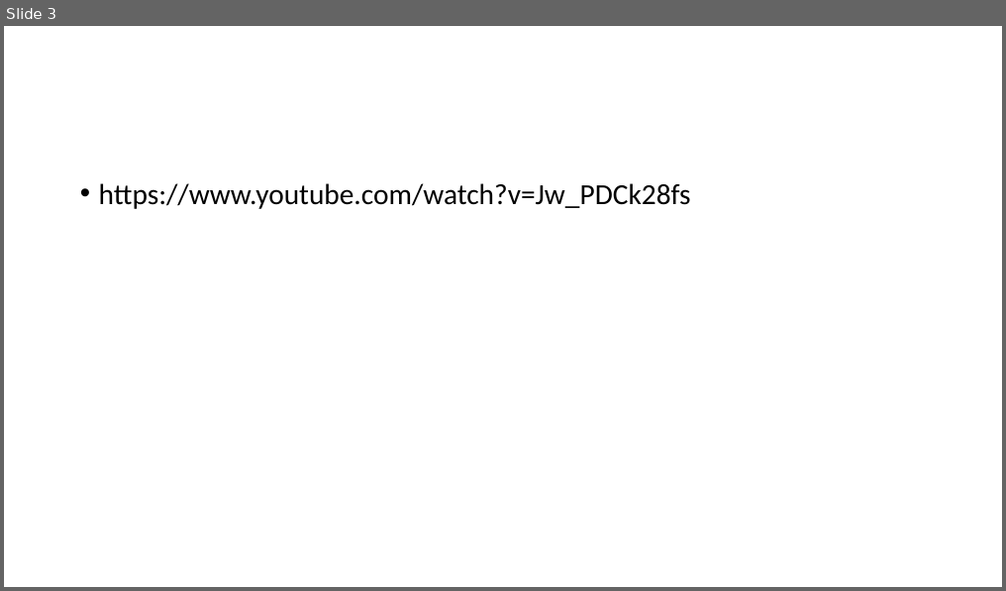
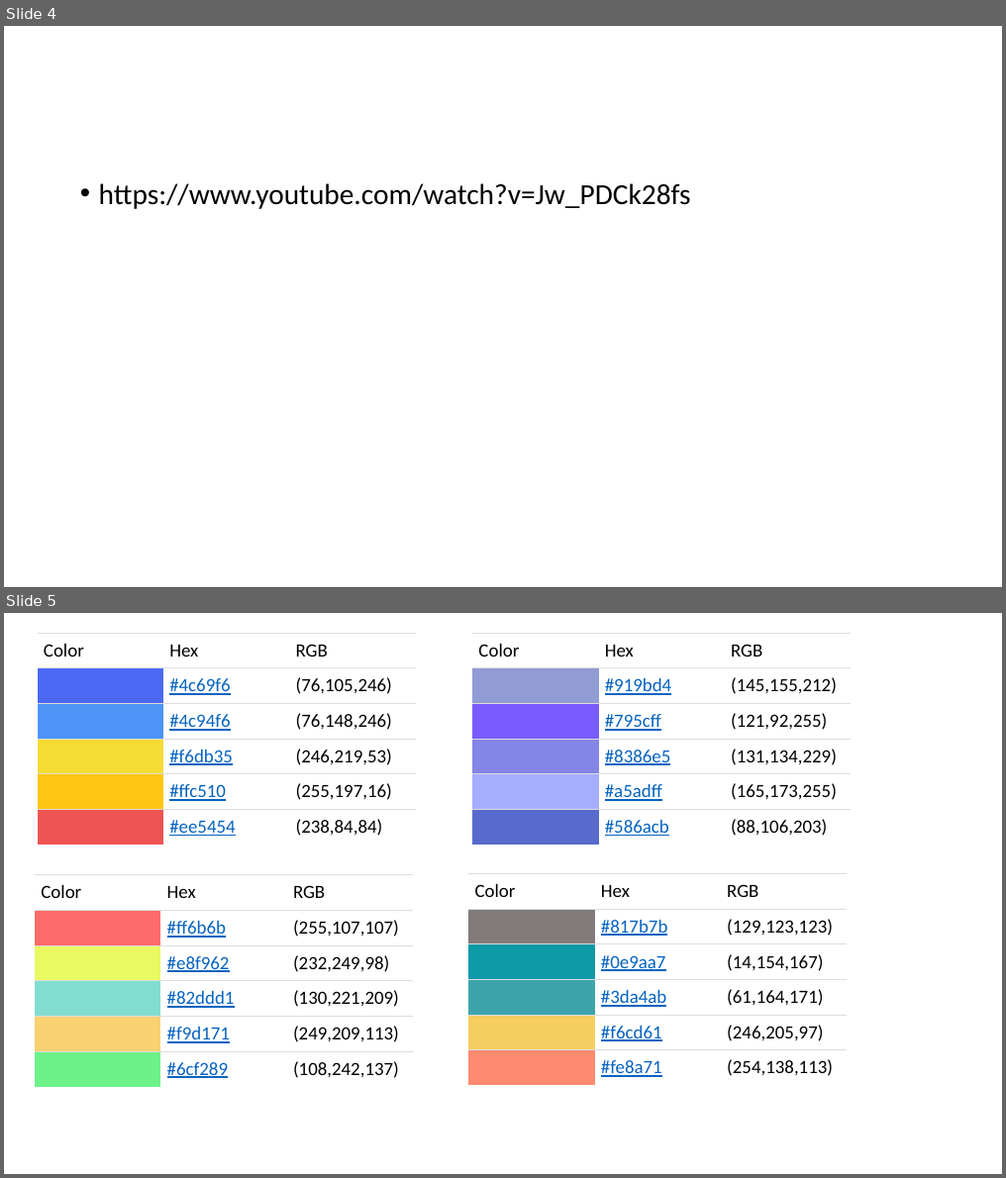
Before and after one commit to alekbond2016/criptologi, a slide deck: Rubn esteganografia.pptx. Shown one above the other, each under a label of ours: slide 3 before the commit, slides 4 and 5 after it. The pictures are 1006x591 and 1006x1178 pixels, drawn with LibreOffice and Linux fonts; fonts in the diff are those of the drawing. Boxes give left, top, right and bottom in pixels: in the first picture for what was removed or moved away, otherwise in the second. Text is boxed around its words. In the diff, an @@ line names an element or a change of style, - is before the commit and + after.

```diff
--- a/Rubn esteganografia.pptx
+++ b/Rubn esteganografia.pptx
@@ slide 5 added at (x1=4, y1=613, x2=1002, y2=1174), background #FFFFFF @@
@@ table added at (x1=38, y1=633, x2=415, y2=842), 6 rows, 3 columns @@
+Color | Hex | RGB
+ | #4c69f6 | (76,105,246)
+ | #4c94f6 | (76,148,246)
+ | #f6db35 | (246,219,53)
+ | #ffc510 | (255,197,16)
+ | #ee5454 | (238,84,84)
@@ table added at (x1=472, y1=633, x2=849, y2=842), 6 rows, 3 columns @@
+Color | Hex | RGB
+ | #919bd4 | (145,155,212)
+ | #795cff | (121,92,255)
+ | #8386e5 | (131,134,229)
+ | #a5adff | (165,173,255)
+ | #586acb | (88,106,203)
@@ table added at (x1=35, y1=875, x2=412, y2=1084), 6 rows, 3 columns @@
+Color | Hex | RGB
+ | #ff6b6b | (255,107,107)
+ | #e8f962 | (232,249,98)
+ | #82ddd1 | (130,221,209)
+ | #f9d171 | (249,209,113)
+ | #6cf289 | (108,242,137)
@@ table added at (x1=469, y1=873, x2=846, y2=1083), 6 rows, 3 columns @@
+Color | Hex | RGB
+ | #817b7b | (129,123,123)
+ | #0e9aa7 | (14,154,167)
+ | #3da4ab | (61,164,171)
+ | #f6cd61 | (246,205,97)
+ | #fe8a71 | (254,138,113)
@@ what was slide 3 is now slide 4 @@
```
Also in this commit, not shown: 1 slide changed, 2 other slides added, 16 other files.
